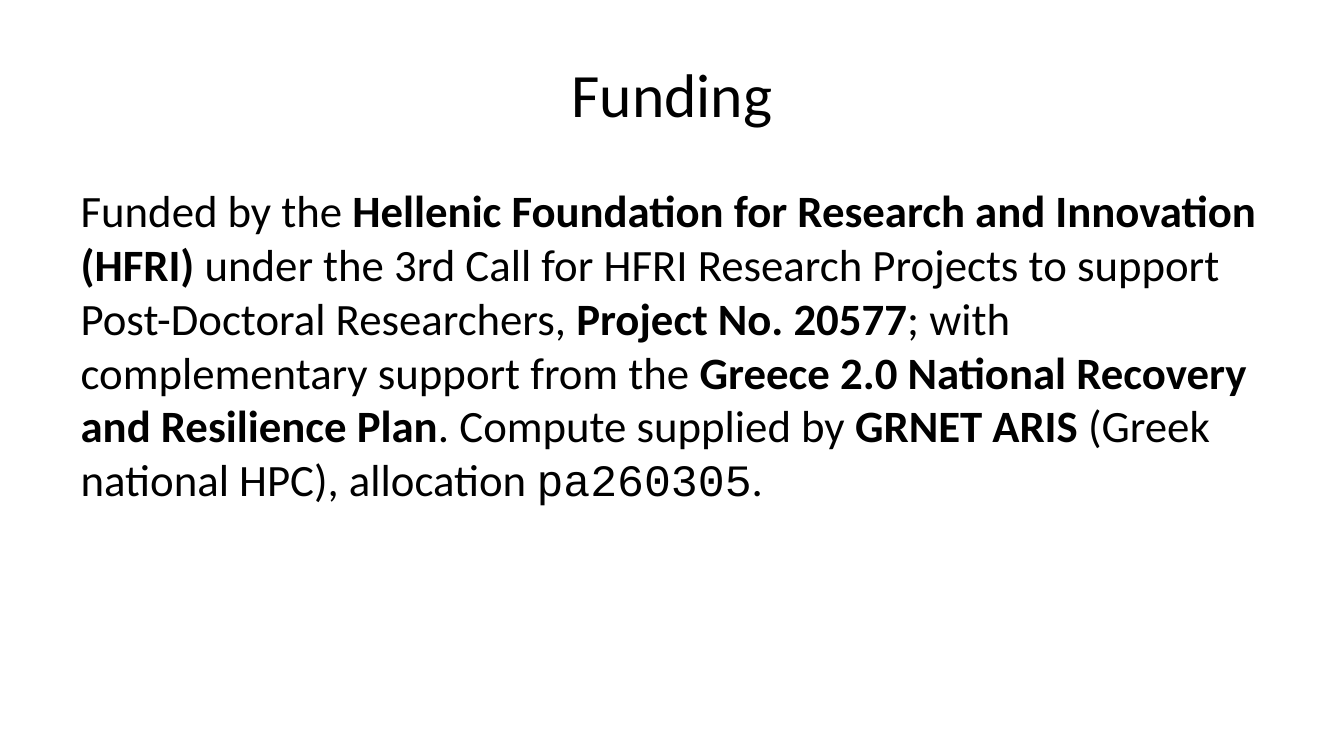
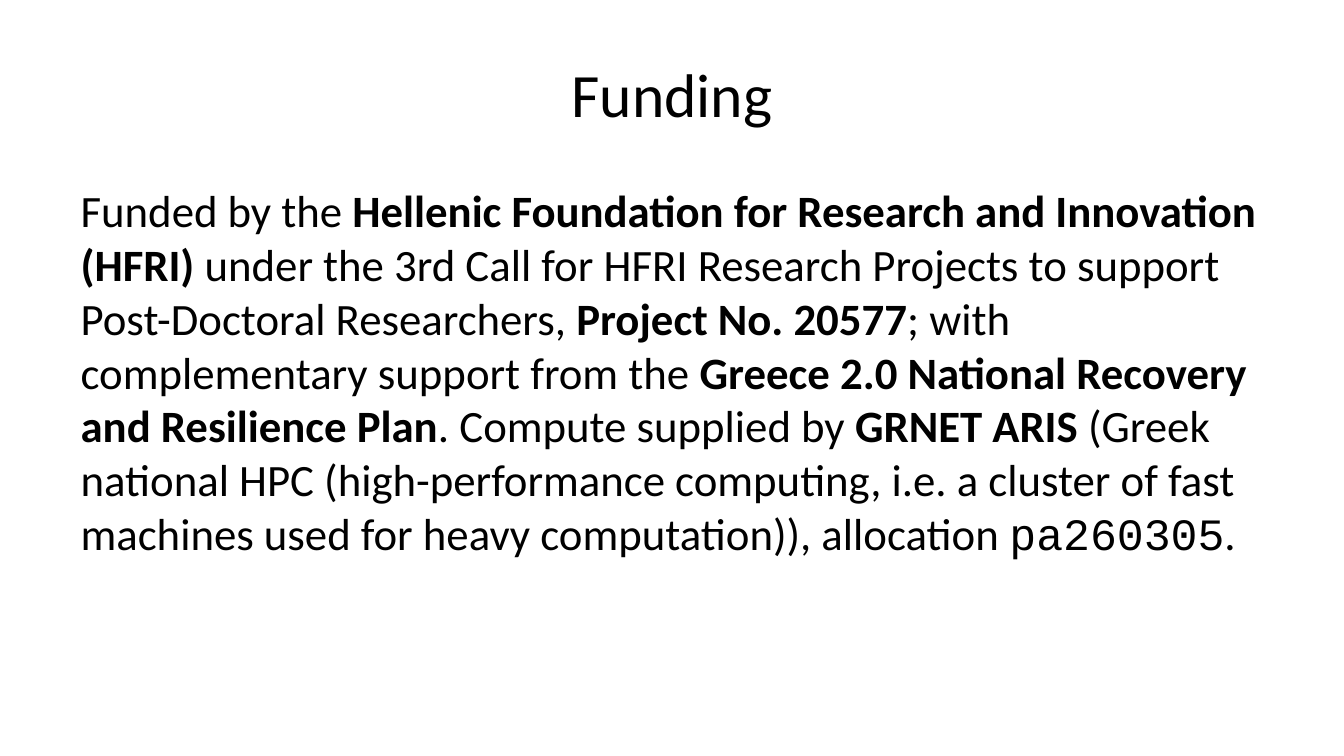
Before and after one commit to AthDGC/AthDGC.github.io, a slide deck: slide 12 of slides/cidl_2026.pptx. Drawn at 1344x756 pixels with LibreOffice and Linux fonts; fonts in the diff are those of the drawing. Boxes give left, top, right and bottom in pixels: in the first picture for what was removed or moved away, otherwise in the second. Text is boxed around its words. In the diff, an @@ line names an element or a change of style, - is before the commit and + after.

```diff
--- a/slides/cidl_2026.pptx
+++ b/slides/cidl_2026.pptx
@@ text at (81, 195, 1255, 560): text changed @@
-Funded by the Hellenic Foundation for Research and Innovation (HFRI) under the 3rd Call for HFRI Research Projects to support Post-Doctoral Researchers, Project No. 20577; with complementary support from the Greece 2.0 National Recovery and Resilience Plan. Compute supplied by GRNET ARIS (Greek national HPC), allocation pa260305.
+Funded by the Hellenic Foundation for Research and Innovation (HFRI) under the 3rd Call for HFRI Research Projects to support Post-Doctoral Researchers, Project No. 20577; with complementary support from the Greece 2.0 National Recovery and Resilience Plan. Compute supplied by GRNET ARIS (Greek national HPC (high-performance computing, i.e. a cluster of fast machines used for heavy computation)), allocation pa260305.
```
Also in this commit, not shown: 7 other slides changed, 22 other files.
